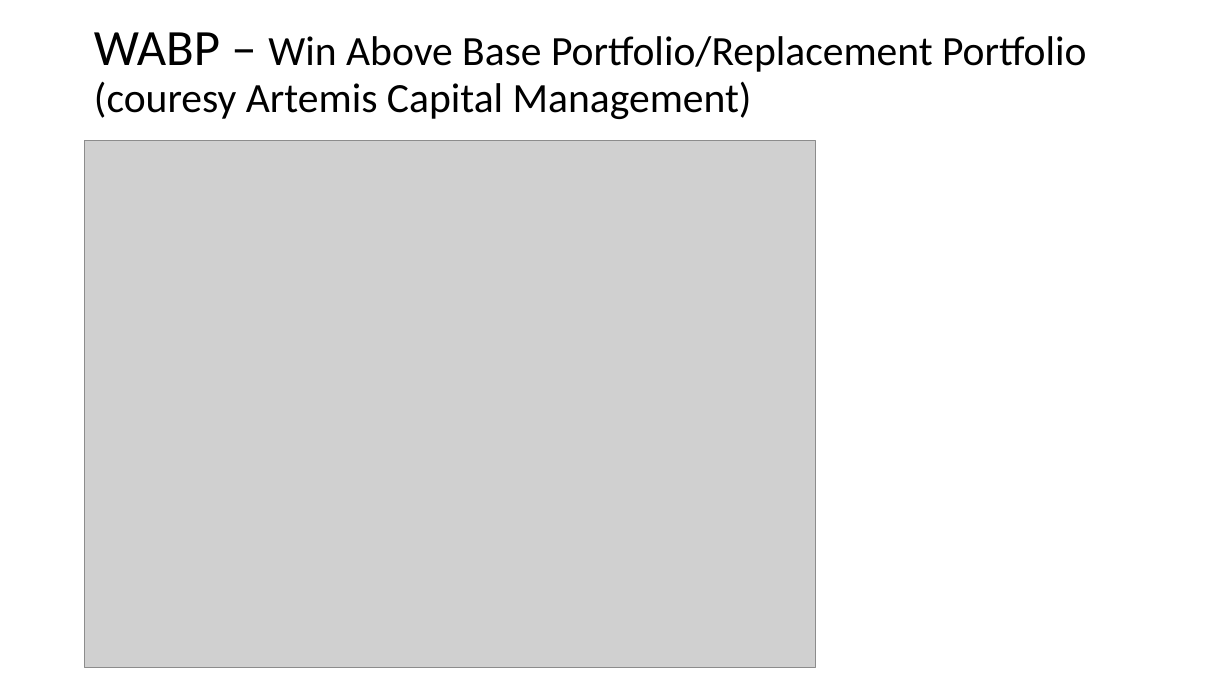
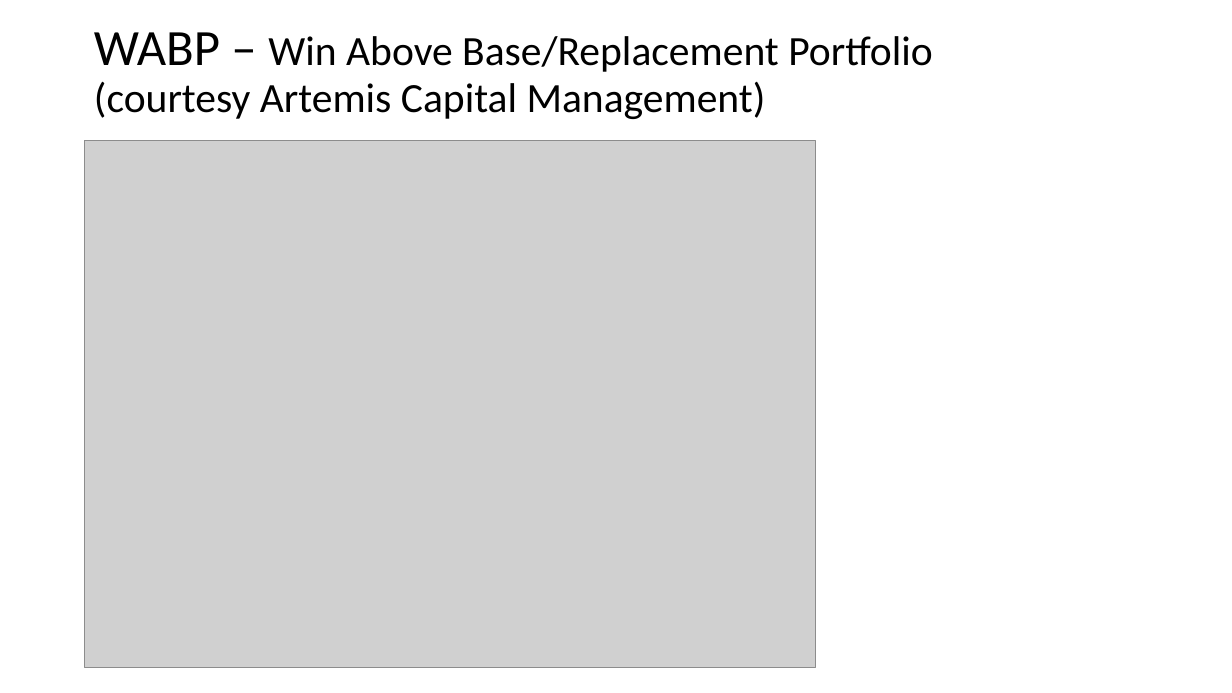
Before and after one commit to sangramsinghg/portfolio_diversifier, a slide deck: slide 3 of Portfolio Diversifier.pptx. Drawn at 1232x693 pixels with LibreOffice and Linux fonts; fonts in the diff are those of the drawing; grey boxes stand for pictures. Boxes give left, top, right and bottom in pixels: in the first picture for what was removed or moved away, otherwise in the second. Text is boxed around its words. In the diff, an @@ line names an element or a change of style, - is before the commit and + after.

```diff
--- a/Portfolio Diversifier.pptx
+++ b/Portfolio Diversifier.pptx
@@ title at box(94, 32, 932, 119): text changed @@
-WABP – Win Above Base Portfolio/Replacement Portfolio
-(couresy Artemis Capital Management)
+WABP – Win Above Base/Replacement Portfolio
+(courtesy Artemis Capital Management)
```
Also in this commit, not shown: 1 other slide changed, 3 slides added.
